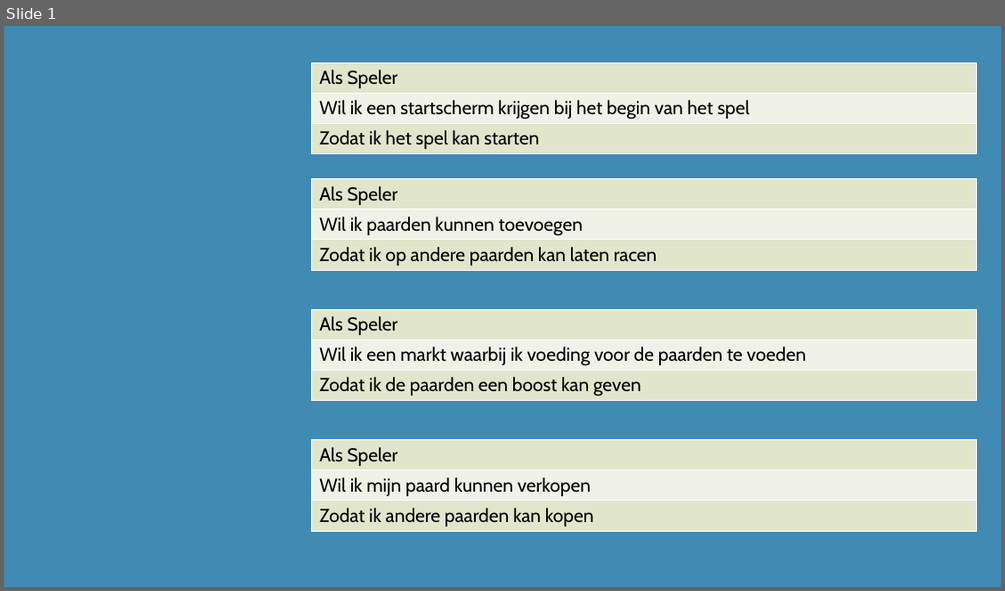
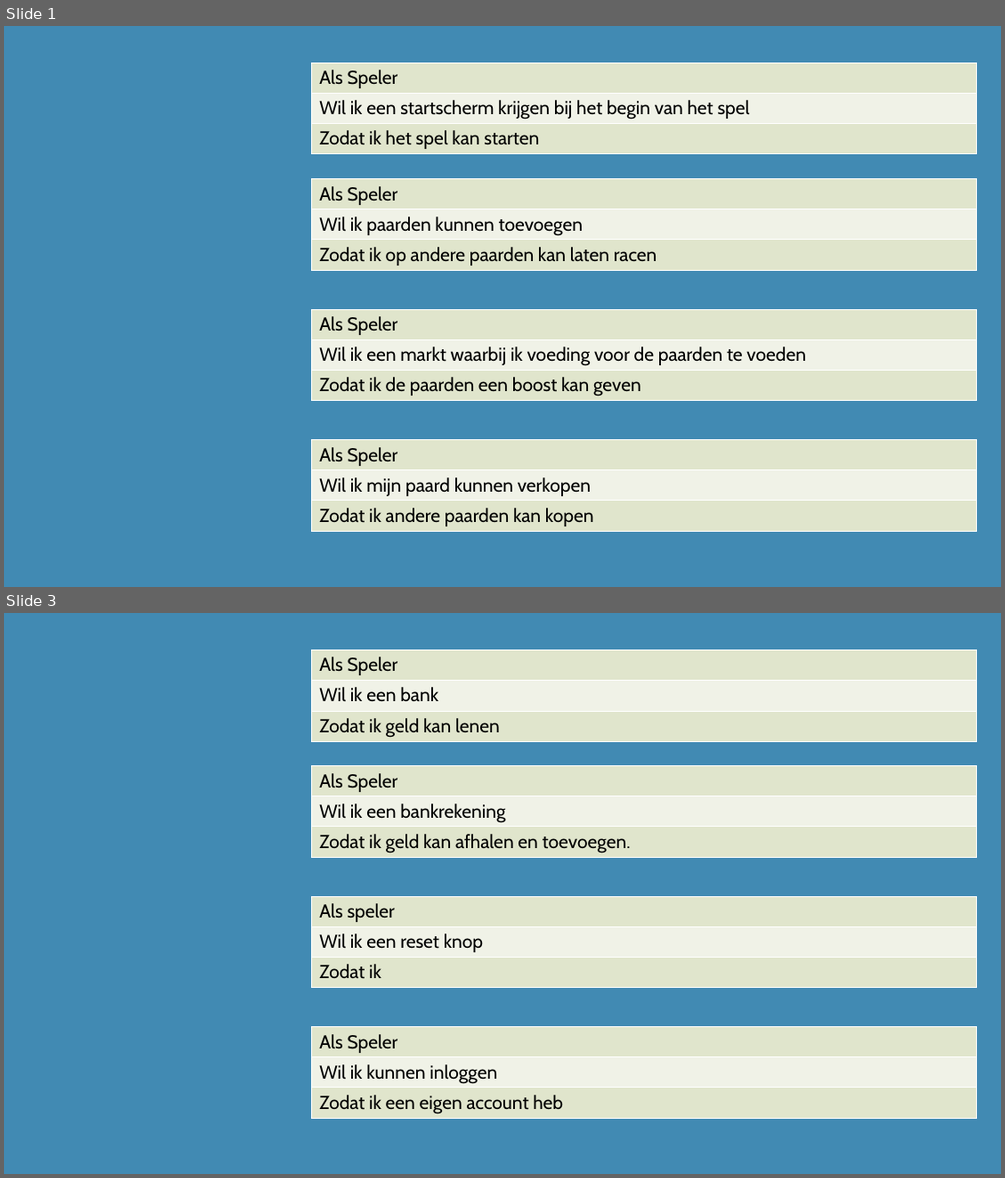
Before and after one commit to DiangeloHaaze/paardenrace, a slide deck: UserStories.pptx. Shown one above the other, each under a label of ours: slide 1 before the commit, slides 1 and 3 after it; the slides between them are not shown. The pictures are 1005x591 and 1005x1178 pixels, drawn with LibreOffice and Linux fonts; fonts in the diff are those of the drawing. Boxes give left, top, right and bottom in pixels: in the first picture for what was removed or moved away, otherwise in the second. Text is boxed around its words. In the diff, an @@ line names an element or a change of style, - is before the commit and + after.

```diff
--- a/UserStories.pptx
+++ b/UserStories.pptx
@@ slide 3 added at [4,613,1001,1174], background #418AB3 @@
@@ table added at [312,649,977,742], 3 rows, 1 columns @@
+Als Speler
+Wil ik een bank
+Zodat ik geld kan lenen
@@ table added at [312,766,977,858], 3 rows, 1 columns @@
+Als Speler
+Wil ik een bankrekening
+Zodat ik geld kan afhalen en toevoegen.
@@ table added at [312,896,977,988], 3 rows, 1 columns @@
+Als speler
+Wil ik een reset knop
+Zodat ik
@@ table added at [312,1027,977,1118], 3 rows, 1 columns @@
+Als Speler
+Wil ik kunnen inloggen
+Zodat ik een eigen account heb
```
Also in this commit, not shown: 1 slide changed.
